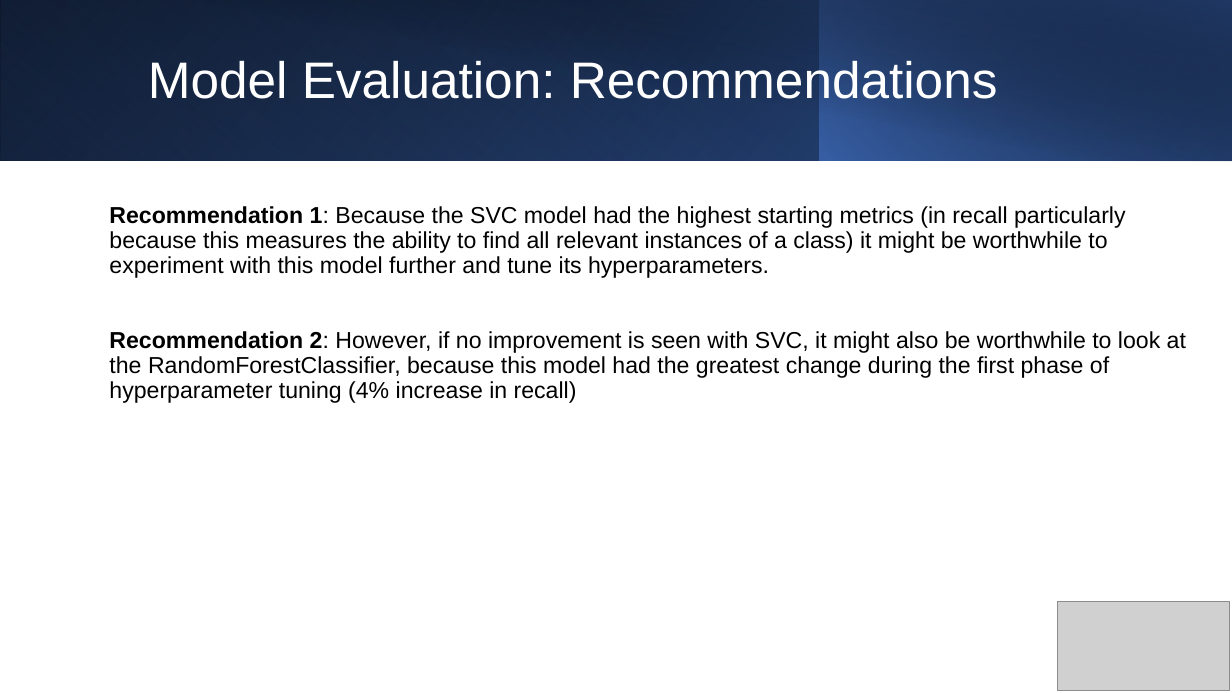
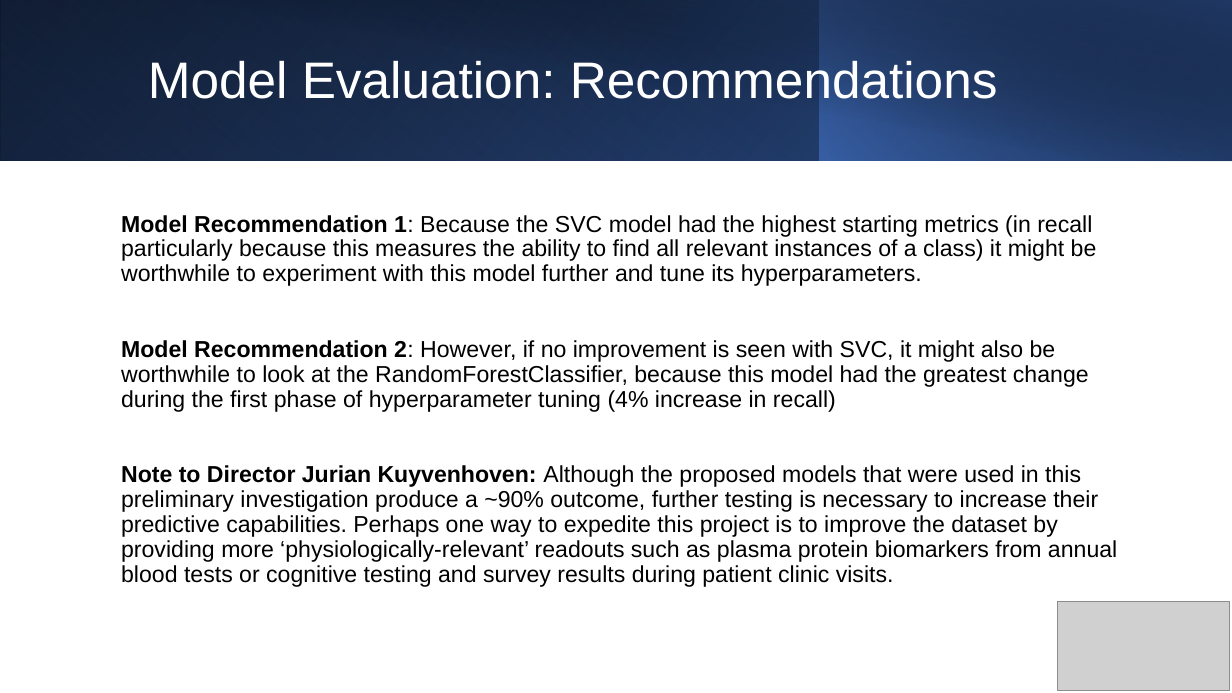
Before and after one commit to johnnys7n/Data-Scientist-Case-Study, a slide deck: slide 23 of JS-case-study-presentation.pptx. Drawn at 1232x693 pixels with LibreOffice and Linux fonts; fonts in the diff are those of the drawing; grey boxes stand for pictures. Boxes give left, top, right and bottom in pixels: in the first picture for what was removed or moved away, otherwise in the second. Text is boxed around its words. In the diff, an @@ line names an element or a change of style, - is before the commit and + after.

```diff
--- a/JS-case-study-presentation.pptx
+++ b/JS-case-study-presentation.pptx
@@ text at (x1=121, y1=215, x2=1117, y2=587): text changed @@
-Recommendation 1: Because the SVC model had the highest starting metrics (in recall particularly because this measures the ability to find all relevant instances of a class) it might be worthwhile to experiment with this model further and tune its hyperparameters.
-Recommendation 2: However, if no improvement is seen with SVC, it might also be worthwhile to look at the RandomForestClassifier, because this model had the greatest change during the first phase of hyperparameter tuning (4% increase in recall)
+Model Recommendation 1: Because the SVC model had the highest starting metrics (in recall particularly because this measures the ability to find all relevant instances of a class) it might be worthwhile to experiment with this model further and tune its hyperparameters.
+Model Recommendation 2: However, if no improvement is seen with SVC, it might also be worthwhile to look at the RandomForestClassifier, because this model had the greatest change during the first phase of hyperparameter tuning (4% increase in recall)
+Note to Director Jurian Kuyvenhoven: Although the proposed models that were used in this preliminary investigation produce a ~90% outcome, further testing is necessary to increase their predictive capabilities. Perhaps one way to expedite this project is to improve the dataset by providing more ‘physiologically-relevant’ readouts such as plasma protein biomarkers from annual blood tests or cognitive testing and survey results during patient clinic visits.
```
Also in this commit, not shown: 17 other slides changed, 1 other file.
